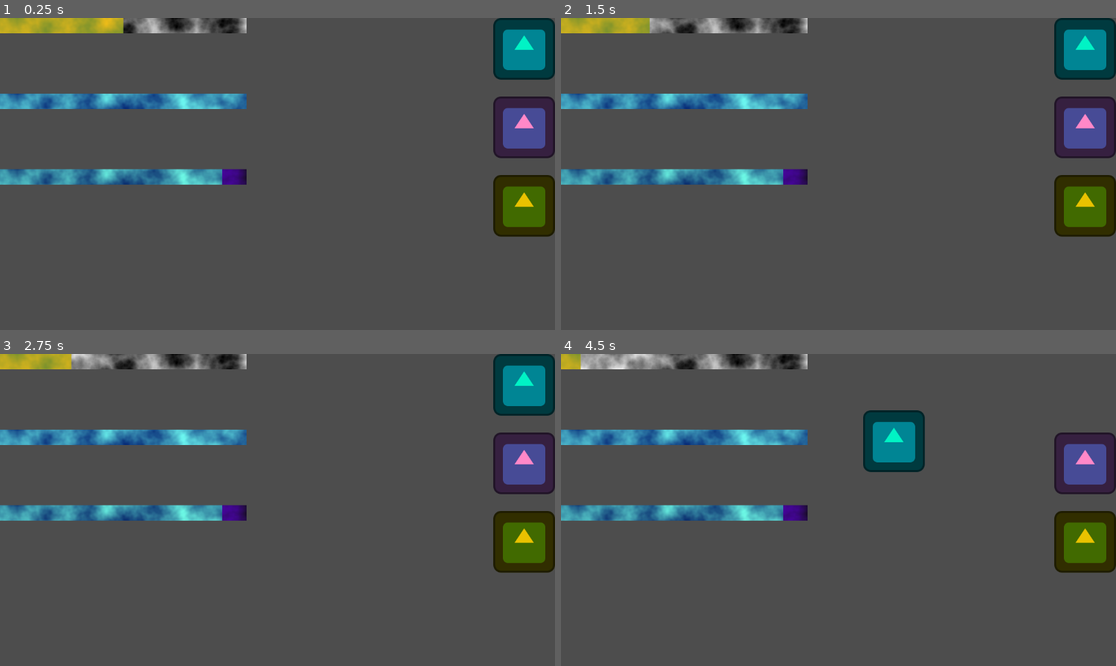
Above: before the commit, frames 1-4 (two rows, left to right).
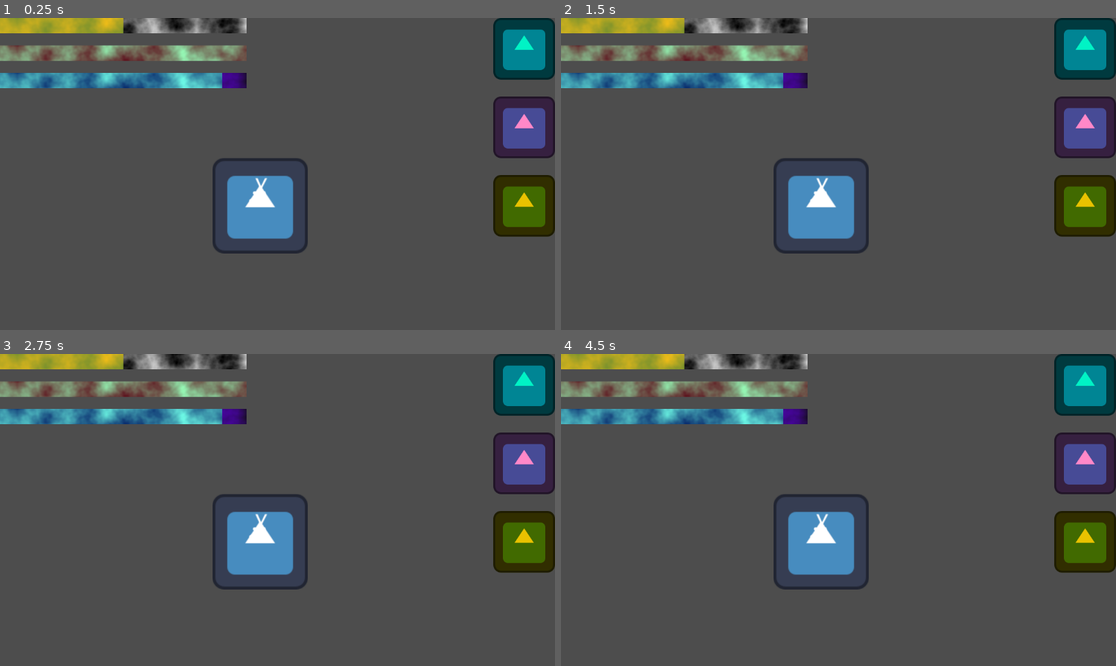
Above: after the commit, the same moments.

Repository: BlustrawberRi/Joshkagochi
Game: Godot game, scene res://Scenes/debug_aenty.tscn
The game is run twice, just before and just after one commit, with the same random seed, the same clock (stepped at 60 frames per second) and the same inputs. The project has no main scene, so this scene is started directly. The engine's default icon, where the game draws it, is replaced by a stand-in: a white triangle on a blue panel in a dark square.
Inputs (mouse positions are in pixels of both pictures, inside the frame that each line leads up to):
- Up to frame 1 (0.25 s): no input
- Up to frame 2 (1.5 s): click (1082, 49) at 0.52 s; click (1082, 49) at 1.27 s
- Up to frame 3 (2.75 s): click (521, 385) at 2.02 s
- Up to frame 4 (4.5 s): tap Enter at 2.75, 4.25 s; move the mouse to (960, 494) at 2.77 s; tap Space at 3.5 s; move the mouse to (727, 525) at 3.52 s; move the mouse to (894, 441) at 4.27 s

The runs differ from the first frame. In frame 1, 12% of the frame differs, in the area x 0-56%, y 8-76%; in frame 2, 12%; in frame 3, 12%; in frame 4, 17%, in the area x 0-100%, y 0-76%.

Commit message:
worm walks around idly

Diff:
--- a/Scenes/debug_aenty.tscn
+++ b/Scenes/debug_aenty.tscn
@@ -6,6 +6,7 @@
 [ext_resource type="PackedScene" uid="uid://cyusm7u8wmwh7" path="res://Scenes/sleep_bar.tscn" id="4_q510y"]
 [ext_resource type="PackedScene" uid="uid://cemijs48o438d" path="res://Scenes/boredom_bar.tscn" id="5_ethus"]
 [ext_resource type="PackedScene" uid="uid://by0vukekvq4n7" path="res://Scenes/hunger_bar.tscn" id="6_0ijgr"]
+[ext_resource type="PackedScene" uid="uid://owkaguou2jyq" path="res://Scenes/worm.tscn" id="7_ethus"]
 
 [node name="Control" type="Control"]
 layout_mode = 3
@@ -25,20 +26,11 @@
 grow_horizontal = 0
 theme_override_constants/separation = 163
 
-[node name="Boredom" parent="Items" instance=ExtResource("1_jq27j")]
-layout_mode = 2
-
-[node name="Hunger" parent="Items" instance=ExtResource("2_ddsb6")]
-layout_mode = 2
-
-[node name="Sleep" parent="Items" instance=ExtResource("3_rj2hk")]
-layout_mode = 2
-
 [node name="VBoxContainer2" type="VBoxContainer" parent="."]
 layout_mode = 0
 offset_right = 40.0
 offset_bottom = 40.0
-theme_override_constants/separation = 125
+theme_override_constants/separation = 25
 
 [node name="Boredom" parent="VBoxContainer2" instance=ExtResource("5_ethus")]
 layout_mode = 2
@@ -48,3 +40,34 @@
 
 [node name="Sleep" parent="VBoxContainer2" instance=ExtResource("4_q510y")]
 layout_mode = 2
+
+[node name="Worm" parent="." instance=ExtResource("7_ethus")]
+position = Vector2(540, 390)
+
+[node name="Boredom" parent="." instance=ExtResource("1_jq27j")]
+layout_mode = 2
+anchors_preset = 0
+anchor_right = 0.0
+anchor_bottom = 0.0
+offset_left = 1024.0
+offset_right = 1152.0
+
+[node name="Hunger" parent="." instance=ExtResource("2_ddsb6")]
+layout_mode = 2
+anchors_preset = 0
+anchor_right = 0.0
+anchor_bottom = 0.0
+offset_left = 1024.0
+offset_top = 163.0
+offset_right = 1152.0
+offset_bottom = 163.0
+
+[node name="Sleep" parent="." instance=ExtResource("3_rj2hk")]
+layout_mode = 2
+anchors_preset = 0
+anchor_right = 0.0
+anchor_bottom = 0.0
+offset_left = 1024.0
+offset_top = 326.0
+offset_right = 1152.0
+offset_bottom = 326.0
--- a/Scenes/debug_ri.tscn
+++ b/Scenes/debug_ri.tscn
@@ -1,92 +1,9 @@
-[gd_scene load_steps=11 format=3 uid="uid://cewl6bledbexq"]
+[gd_scene load_steps=5 format=3 uid="uid://cewl6bledbexq"]
 
 [ext_resource type="PackedScene" uid="uid://dkflewpumsmbr" path="res://Scenes/boredom_remedy.tscn" id="1_dvldc"]
-[ext_resource type="Texture2D" uid="uid://c4d06be7y6o6a" path="res://icon.svg" id="1_k2807"]
-[ext_resource type="Script" uid="uid://btdaqrlwkhsmk" path="res://Scripts/worm_fsm.gd" id="2_b1ldt"]
 [ext_resource type="PackedScene" uid="uid://bn4y6kx1uy3of" path="res://Scenes/hunger_remedy.tscn" id="2_pl56k"]
 [ext_resource type="PackedScene" uid="uid://c0m7qnbcww5rm" path="res://Scenes/sleep_remedy.tscn" id="3_6xvl5"]
-
-[sub_resource type="RectangleShape2D" id="RectangleShape2D_dvldc"]
-size = Vector2(98.7109, 97.4206)
-
-[sub_resource type="Animation" id="Animation_b1ldt"]
-length = 0.001
-tracks/0/type = "value"
-tracks/0/imported = false
-tracks/0/enabled = true
-tracks/0/path = NodePath(".:scale")
-tracks/0/interp = 1
-tracks/0/loop_wrap = true
-tracks/0/keys = {
-"times": PackedFloat32Array(0),
-"transitions": PackedFloat32Array(1),
-"update": 0,
-"values": [Vector2(1, 1)]
-}
-tracks/1/type = "value"
-tracks/1/imported = false
-tracks/1/enabled = true
-tracks/1/path = NodePath(".:position")
-tracks/1/interp = 1
-tracks/1/loop_wrap = true
-tracks/1/keys = {
-"times": PackedFloat32Array(0),
-"transitions": PackedFloat32Array(1),
-"update": 0,
-"values": [Vector2(392, 234)]
-}
-
-[sub_resource type="Animation" id="Animation_qqy2t"]
-resource_name = "active"
-length = 0.4
-loop_mode = 1
-tracks/0/type = "value"
-tracks/0/imported = false
-tracks/0/enabled = true
-tracks/0/path = NodePath(".:scale")
-tracks/0/interp = 1
-tracks/0/loop_wrap = true
-tracks/0/keys = {
-"times": PackedFloat32Array(0, 0.2, 0.4),
-"transitions": PackedFloat32Array(1, 1, 1),
-"update": 0,
-"values": [Vector2(1, 1), Vector2(1, 0.865), Vector2(1, 1)]
-}
-tracks/1/type = "value"
-tracks/1/imported = false
-tracks/1/enabled = true
-tracks/1/path = NodePath(".:position")
-tracks/1/interp = 1
-tracks/1/loop_wrap = true
-tracks/1/keys = {
-"times": PackedFloat32Array(0, 0.1, 0.2, 0.3, 0.4),
-"transitions": PackedFloat32Array(1, 1, 1, 1, 1),
-"update": 0,
-"values": [Vector2(392, 234), Vector2(387, 234), Vector2(392, 234), Vector2(397, 234), Vector2(392, 234)]
-}
-
-[sub_resource type="Animation" id="Animation_k2807"]
-resource_name = "chilling"
-loop_mode = 1
-tracks/0/type = "value"
-tracks/0/imported = false
-tracks/0/enabled = true
-tracks/0/path = NodePath(".:scale")
-tracks/0/interp = 2
-tracks/0/loop_wrap = true
-tracks/0/keys = {
-"times": PackedFloat32Array(0, 0.5, 1),
-"transitions": PackedFloat32Array(1, 1.1487, 1),
-"update": 0,
-"values": [Vector2(1, 1), Vector2(1, 0.9), Vector2(1, 1)]
-}
-
-[sub_resource type="AnimationLibrary" id="AnimationLibrary_qqy2t"]
-_data = {
-&"RESET": SubResource("Animation_b1ldt"),
-&"active": SubResource("Animation_qqy2t"),
-&"chilling": SubResource("Animation_k2807")
-}
+[ext_resource type="PackedScene" uid="uid://owkaguou2jyq" path="res://Scenes/worm.tscn" id="4_qqy2t"]
 
 [node name="DebugRi" type="Node2D"]
 
@@ -110,36 +27,6 @@
 [node name="Sleep" parent="Items" instance=ExtResource("3_6xvl5")]
 layout_mode = 2
 
-[node name="Worm" type="Area2D" parent="."]
+[node name="Worm" parent="." instance=ExtResource("4_qqy2t")]
 position = Vector2(392, 234)
-scale = Vector2(1.54998, 1.54998)
-script = ExtResource("2_b1ldt")
-
-[node name="CollisionShape2D" type="CollisionShape2D" parent="Worm"]
-position = Vector2(-0.322586, 0.322571)
-scale = Vector2(1, 1)
-shape = SubResource("RectangleShape2D_dvldc")
-
-[node name="AnimationPlayer" type="AnimationPlayer" parent="Worm"]
-reset_on_save = false
-root_node = NodePath("../Sprite2D")
-libraries = {
-&"": SubResource("AnimationLibrary_qqy2t")
-}
-
-[node name="Sprite2D" type="Sprite2D" parent="Worm"]
-texture = ExtResource("1_k2807")
-
-[node name="Face" type="Label" parent="Worm"]
-offset_left = 37.0
-offset_top = -40.0
-offset_right = 77.0
-offset_bottom = 31.0
-rotation = 1.5708
-theme_override_font_sizes/font_size = 30
-text = ":)"
-horizontal_alignment = 1
-vertical_alignment = 1
-
-[connection signal="area_entered" from="Worm" to="Worm" method="_on_area_entered"]
-[connection signal="area_shape_entered" from="Worm" to="Worm" method="_on_area_shape_entered"]
+scale = Vector2(1.5, 1.5)
--- a/Scenes/hunger_bar.tscn
+++ b/Scenes/hunger_bar.tscn
@@ -1,5 +1,17 @@
-[gd_scene load_steps=2 format=3 uid="uid://by0vukekvq4n7"]
+[gd_scene load_steps=5 format=3 uid="uid://by0vukekvq4n7"]
 
 [ext_resource type="PackedScene" uid="uid://0uln8e6lgi6m" path="res://Scenes/stat_bar_base.tscn" id="1_1idgn"]
 
+[sub_resource type="Gradient" id="Gradient_1idgn"]
+colors = PackedColorArray(0.370341, 0.0856195, 0.125144, 1, 0.587055, 0.969628, 0.70887, 1)
+
+[sub_resource type="FastNoiseLite" id="FastNoiseLite_i54om"]
+noise_type = 3
+
+[sub_resource type="NoiseTexture2D" id="NoiseTexture2D_v5sty"]
+height = 32
+color_ramp = SubResource("Gradient_1idgn")
+noise = SubResource("FastNoiseLite_i54om")
+
 [node name="StatBar" instance=ExtResource("1_1idgn")]
+texture_over = SubResource("NoiseTexture2D_v5sty")
--- /dev/null
+++ b/Scenes/worm.tscn
@@ -0,0 +1,118 @@
+[gd_scene load_steps=8 format=3 uid="uid://owkaguou2jyq"]
+
+[ext_resource type="Script" uid="uid://btdaqrlwkhsmk" path="res://Scripts/worm_fsm.gd" id="1_l5dqu"]
+[ext_resource type="Texture2D" uid="uid://c4d06be7y6o6a" path="res://icon.svg" id="2_n80vc"]
+
+[sub_resource type="RectangleShape2D" id="RectangleShape2D_dvldc"]
+size = Vector2(98.7109, 97.4206)
+
+[sub_resource type="Animation" id="Animation_b1ldt"]
+length = 0.001
+tracks/0/type = "value"
+tracks/0/imported = false
+tracks/0/enabled = true
+tracks/0/path = NodePath(".:scale")
+tracks/0/interp = 1
+tracks/0/loop_wrap = true
+tracks/0/keys = {
+"times": PackedFloat32Array(0),
+"transitions": PackedFloat32Array(1),
+"update": 0,
+"values": [Vector2(1, 1)]
+}
+tracks/1/type = "value"
+tracks/1/imported = false
+tracks/1/enabled = true
+tracks/1/path = NodePath(".:position")
+tracks/1/interp = 1
+tracks/1/loop_wrap = true
+tracks/1/keys = {
+"times": PackedFloat32Array(0),
+"transitions": PackedFloat32Array(1),
+"update": 0,
+"values": [Vector2(0, 0)]
+}
+
+[sub_resource type="Animation" id="Animation_qqy2t"]
+resource_name = "active"
+length = 0.4
+loop_mode = 1
+tracks/0/type = "value"
+tracks/0/imported = false
+tracks/0/enabled = true
+tracks/0/path = NodePath(".:scale")
+tracks/0/interp = 1
+tracks/0/loop_wrap = true
+tracks/0/keys = {
+"times": PackedFloat32Array(0, 0.2, 0.4),
+"transitions": PackedFloat32Array(1, 1, 1),
+"update": 0,
+"values": [Vector2(1, 1), Vector2(1, 0.865), Vector2(1, 1)]
+}
+tracks/1/type = "value"
+tracks/1/imported = false
+tracks/1/enabled = true
+tracks/1/path = NodePath(".:position")
+tracks/1/interp = 1
+tracks/1/loop_wrap = true
+tracks/1/keys = {
+"times": PackedFloat32Array(0, 0.1, 0.2, 0.3, 0.4),
+"transitions": PackedFloat32Array(1, 1, 1, 1, 1),
+"update": 0,
+"values": [Vector2(0, 0), Vector2(-5, 0), Vector2(0, 0), Vector2(5, 0), Vector2(0, 0)]
+}
+
+[sub_resource type="Animation" id="Animation_k2807"]
+resource_name = "chilling"
+loop_mode = 1
+tracks/0/type = "value"
+tracks/0/imported = false
+tracks/0/enabled = true
+tracks/0/path = NodePath(".:scale")
+tracks/0/interp = 2
+tracks/0/loop_wrap = true
+tracks/0/keys = {
+"times": PackedFloat32Array(0, 0.5, 1),
+"transitions": PackedFloat32Array(1, 1.1487, 1),
+"update": 0,
+"values": [Vector2(1, 1), Vector2(1, 0.9), Vector2(1, 1)]
+}
+
+[sub_resource type="AnimationLibrary" id="AnimationLibrary_qqy2t"]
+_data = {
+&"RESET": SubResource("Animation_b1ldt"),
+&"active": SubResource("Animation_qqy2t"),
+&"chilling": SubResource("Animation_k2807")
+}
+
+[node name="Worm" type="Area2D"]
+scale = Vector2(1.54998, 1.54998)
+script = ExtResource("1_l5dqu")
+shape = 1
+
+[node name="CollisionShape2D" type="CollisionShape2D" parent="."]
+shape = SubResource("RectangleShape2D_dvldc")
+
+[node name="Sprite2D" type="Sprite2D" parent="CollisionShape2D"]
+texture = ExtResource("2_n80vc")
+
+[node name="Face" type="Label" parent="CollisionShape2D"]
+offset_left = 37.3226
+offset_top = -40.3226
+offset_right = 77.3226
+offset_bottom = 30.6774
+rotation = 1.5708
+theme_override_font_sizes/font_size = 30
+text = ":)"
+horizontal_alignment = 1
+vertical_alignment = 1
+
+[node name="AnimationPlayer" type="AnimationPlayer" parent="."]
+reset_on_save = false
+root_node = NodePath("../CollisionShape2D/Sprite2D")
+libraries = {
+&"": SubResource("AnimationLibrary_qqy2t")
+}
+
+[connection signal="area_entered" from="." to="." method="_on_area_entered"]
+[connection signal="area_shape_entered" from="." to="." method="_on_area_shape_entered"]
--- a/Scripts/StatsManager.gd
+++ b/Scripts/StatsManager.gd
@@ -11,7 +11,7 @@
 signal stat_change(stat, value)
 
 func update_stat(stat: stats, change: float):
-	var new_value = stats_dict.get(stat) + change
+	var new_value = max(0, stats_dict.get(stat) + change)
 	stats_dict.set(stat, new_value)
 	stat_change.emit(stat, new_value)
 	print("Stat: ", stat, " Value: ", stats_dict.get(stat))
--- a/Scripts/item.gd
+++ b/Scripts/item.gd
@@ -8,15 +8,15 @@
 var _is_pressed : bool
 var _mouse_pos_offset : Vector2
 
+var origin_pos: Vector2
+
+func _ready():
+	print(self.position)
+	origin_pos = self.position
+
 func _process(_delta):
 	if _is_pressed:
 		_drag()
-
-# deprecated, use worm_fsm._on_area_entered instead
-func _on_button_pressed():
-	StatsManager.update_stat(stat, difference)#StatsManager.stats_dict.get(stat) + difference)
-	# i am unsure if you meant to write this but it didn't make much sense to me to already calculate the value here, when the function also does that
-
 
 func _on_button_down():
 	_is_pressed = true
@@ -24,6 +24,7 @@
 
 func _on_button_up():
 	_is_pressed = false
+	self.position = origin_pos
 
 func _drag():
 	var new_position = get_viewport().get_mouse_position() + _mouse_pos_offset
--- a/Scripts/worm_fsm.gd
+++ b/Scripts/worm_fsm.gd
@@ -6,12 +6,17 @@
 @export var mood : Mood
 
 @export var shape : Shape
+@onready var face = $CollisionShape2D/Face
+
+var is_idling: bool
+var tween: Tween
 
 func _ready():
 	calculate_mood()
 	StatsManager.stat_change.connect(_on_stat_changed)
 
 func calculate_mood():
+	var previous_mood = mood
 	var total_stimulation = 0
 	for stat in StatsManager.stats_dict:
 		total_stimulation += StatsManager.get_stat_value(stat)
@@ -26,10 +31,13 @@
 	else:
 		mood = Mood.good
 
-	update_face()
+	if(previous_mood != mood):
+		update_face()
+		if(mood != Mood.bad):
+			$AnimationPlayer.play("chilling")
+			idle()
 
 func update_face():
-	var face : Label = get_node("Face")
 	match mood:
 		Mood.good:
 			face.text = ":)"
@@ -47,3 +55,22 @@
 
 	print(StatsManager.stats.find_key( item.stat))
 	StatsManager.update_stat(item.stat, item.difference)
+
+func idle():
+	is_idling = true
+
+	#prevents multiple tweens firing when going from 'meh' to 'good' or vice versa
+	if tween:
+		tween.kill()
+
+	var target_x = position.x + randi_range(-100, 100) * 2
+	target_x = clampi(target_x, 128, 900)
+	var target_y = position.y + randi_range(-50, 50) * 2
+	target_y = clampi(target_y, 235, 545)
+
+	var target_destination = Vector2(target_x, target_y)
+	tween = get_tree().create_tween()
+	tween.tween_property(self, "position", target_destination, randf_range(0.8, 2.2)).set_ease(Tween.EASE_OUT).set_trans(Tween.TRANS_SINE)
+	await tween.tween_interval(randf_range(1.2, 2.3)).finished
+	tween.kill()
+	if (is_idling): idle()
Not shown: 1 places in Scenes/debug_aenty.tscn that only renumber resources
